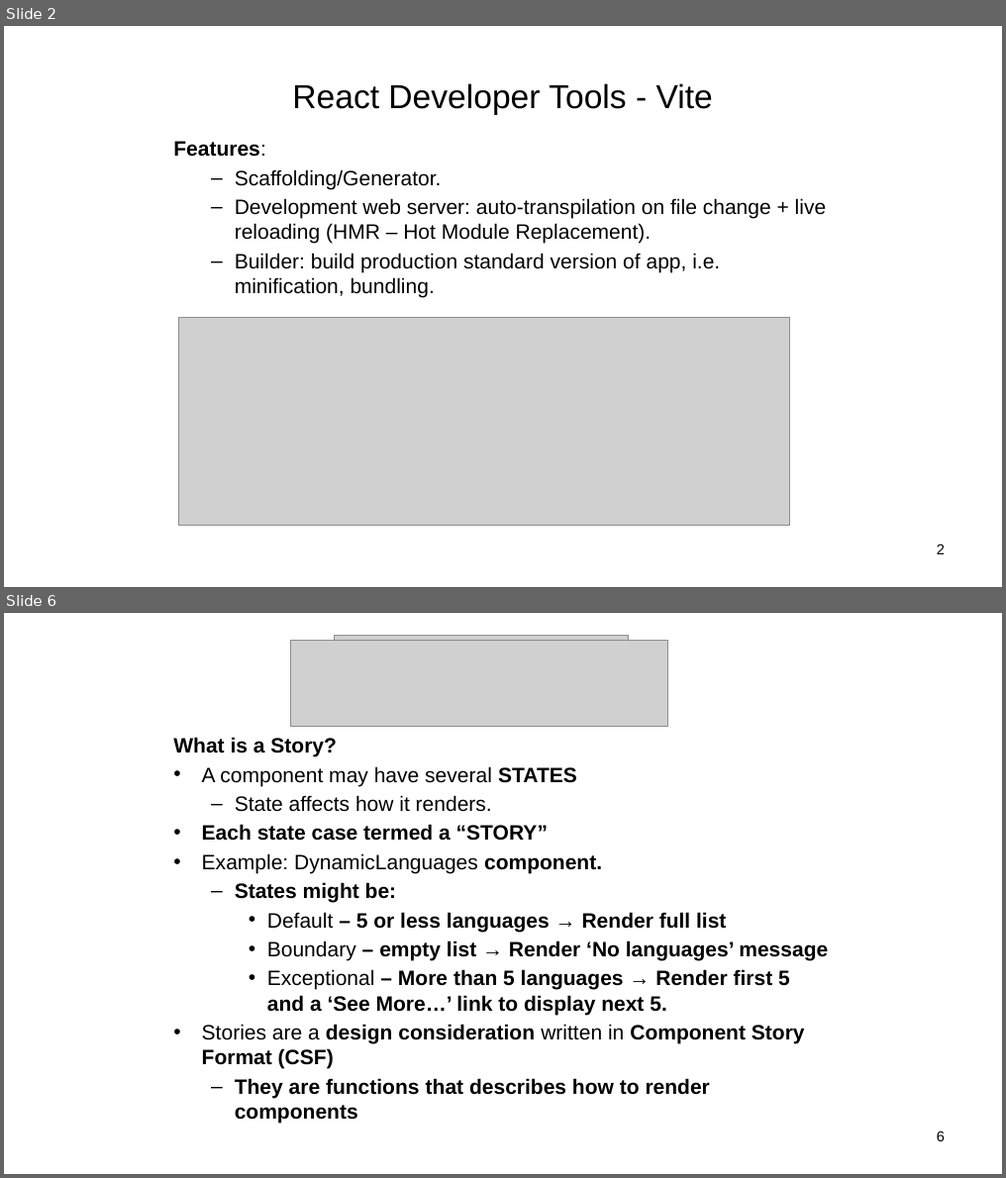
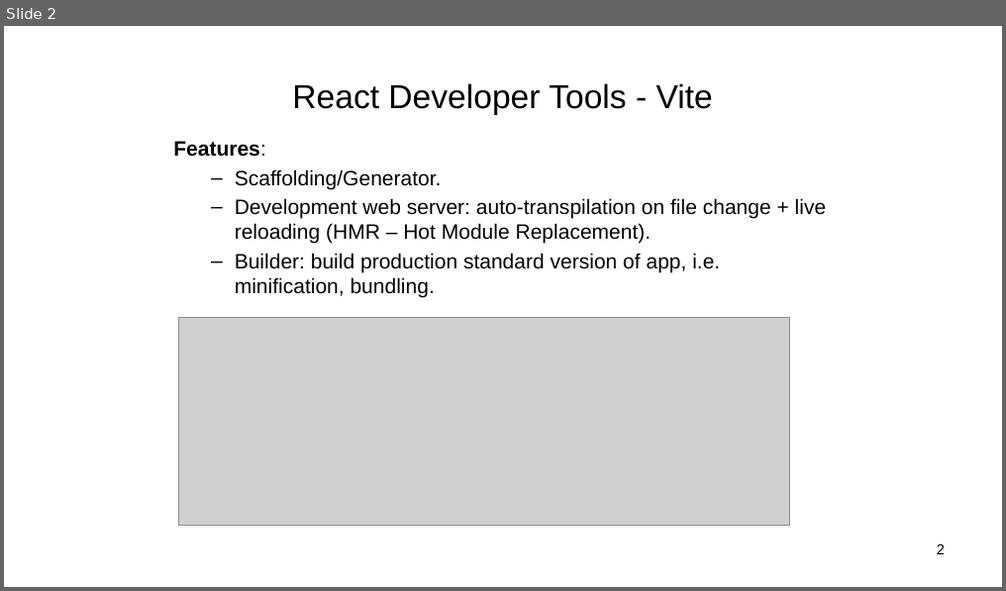
Before and after one commit to diarmuidoconnor/ewd-module-2025, a slide deck: topic04/talk-2/ReactJS_01.pptx. Shown one above the other, each under a label of ours: slides 2 and 6 before the commit, slide 2 after it; the slides between them are not shown. The pictures are 1006x1178 and 1006x591 pixels, drawn with LibreOffice and Linux fonts; fonts in the diff are those of the drawing; grey boxes stand for pictures. Boxes give left, top, right and bottom in pixels: in the first picture for what was removed or moved away, otherwise in the second. Text is boxed around its words. In the diff, an @@ line names an element or a change of style, - is before the commit and + after.

```diff
--- a/topic04/talk-2/ReactJS_01.pptx
+++ b/topic04/talk-2/ReactJS_01.pptx
@@ slide 6 removed at bbox=[4, 613, 1002, 1174], background #FFFFFF @@
@@ picture removed at bbox=[291, 640, 668, 726] @@
@@ picture removed at bbox=[335, 636, 629, 704] @@
@@ text removed at bbox=[173, 737, 828, 1123] @@
-What is a Story?
-• A component may have several STATES
-  – State affects how it renders.
-• Each state case termed a “STORY”
-• Example: DynamicLanguages component.
-  – States might be:
-    • Default – 5 or less languages → Render full list
-    • Boundary – empty list → Render ‘No languages’ message
-    • Exceptional – More than 5 languages → Render first 5 and a ‘See More…’ link to display next 5.
-• Stories are a design consideration written in Component Story Format (CSF)
-  – They are functions that describes how to render components
@@ page number removed at bbox=[937, 1131, 944, 1142] @@
-6
```
Also in this commit, not shown: 1 slide changed, 8 other slides removed, 7 other files.
